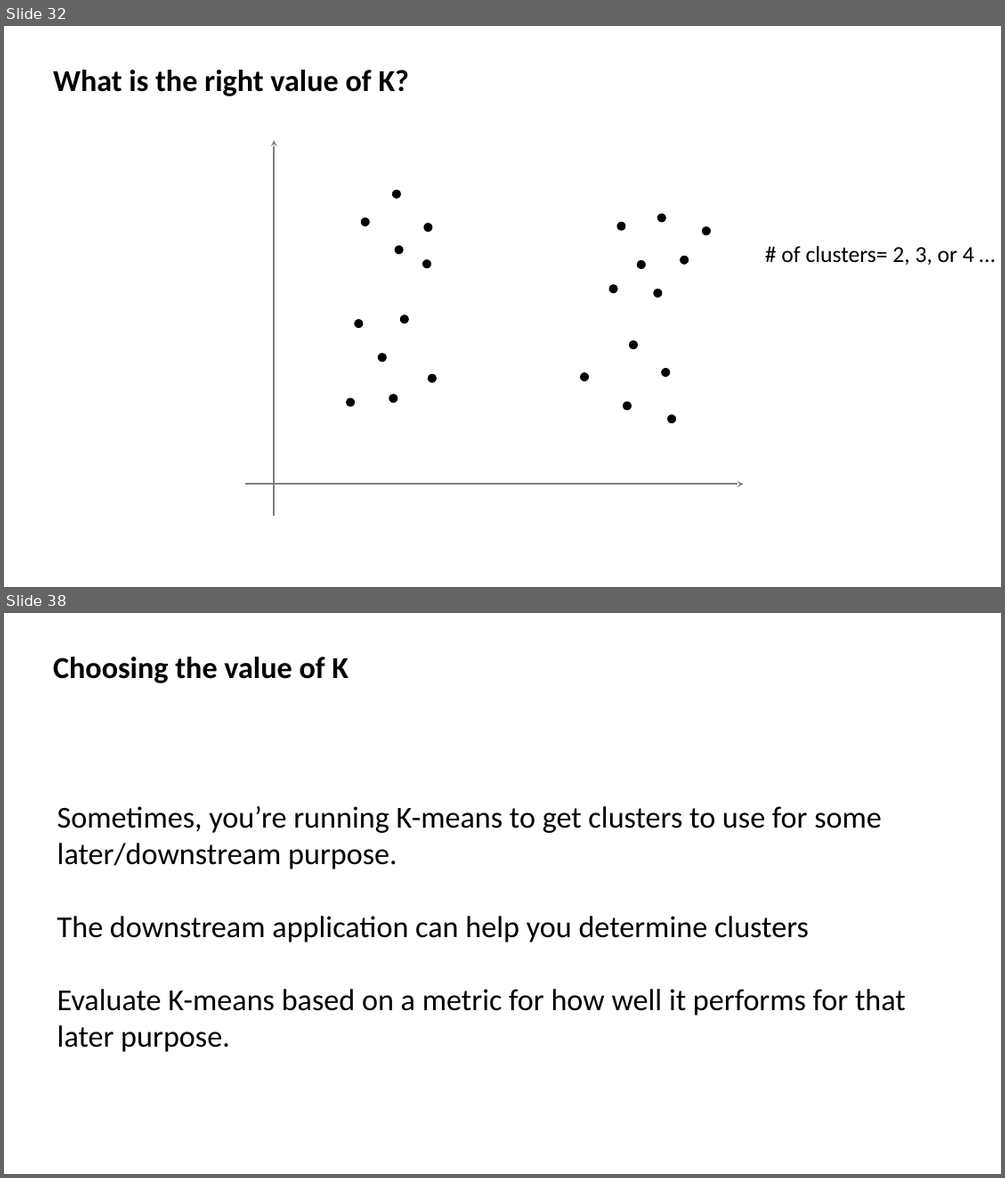
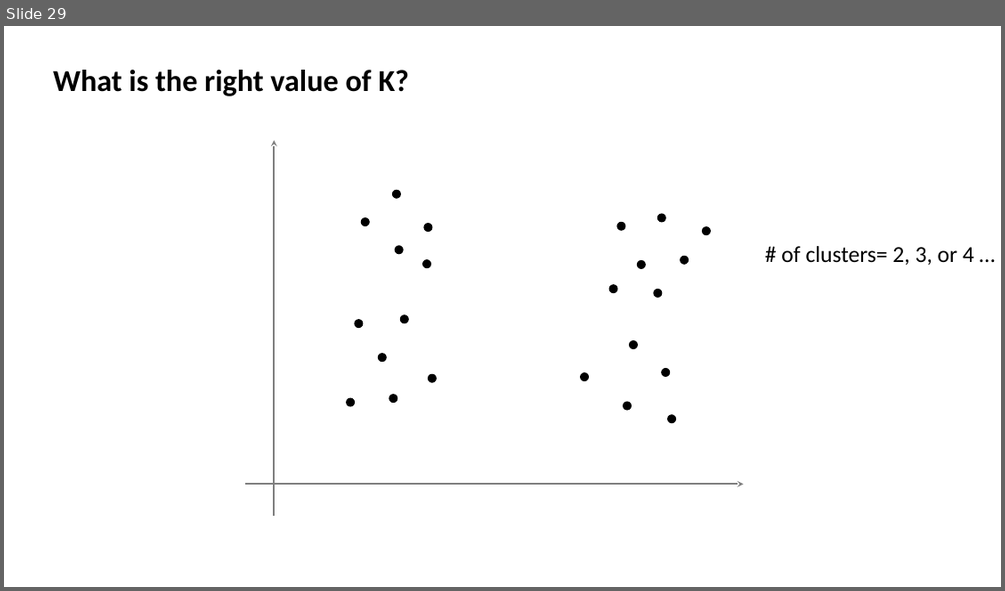
Before and after one commit to ICBI/AIMAHEAD_GU, a slide deck: Courses/ML_Concepts/Module_02_Introduction_to_Unsupervised_Learning/Module_02_Unsupervised_Learning_K_means_Clustering.pptx. Shown one above the other, each under a label of ours: slides 32 and 38 before the commit, slide 29 after it; the slides between them are not shown. The pictures are 1005x1178 and 1005x591 pixels, drawn with LibreOffice and Linux fonts; fonts in the diff are those of the drawing. Boxes give left, top, right and bottom in pixels: in the first picture for what was removed or moved away, otherwise in the second. Text is boxed around its words. In the diff, an @@ line names an element or a change of style, - is before the commit and + after.

```diff
--- a/Courses/ML_Concepts/Module_02_Introduction_to_Unsupervised_Learning/Module_02_Unsupervised_Learning_K_means_Clustering.pptx
+++ b/Courses/ML_Concepts/Module_02_Introduction_to_Unsupervised_Learning/Module_02_Unsupervised_Learning_K_means_Clustering.pptx
@@ slide 38 removed at (4, 613, 1001, 1174), background #FFFFFF @@
@@ text removed at (53, 657, 348, 683) @@
-Choosing the value of K
@@ text removed at (57, 806, 906, 1052) @@
-Sometimes, you’re running K-means to get clusters to use for some later/downstream purpose.
-The downstream application can help you determine clusters
-Evaluate K-means based on a metric for how well it performs for that later purpose.
@@ what was slide 32 is now slide 29 @@
```
Also in this commit, not shown: 6 slides changed, 5 other slides removed, 29 other files.
